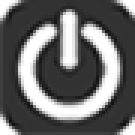
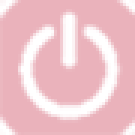
Layered file, before and after one edit (135px x 135px). Changes by layer:
pixels changed over [0, 0, 135, 135] (layer not identified)
